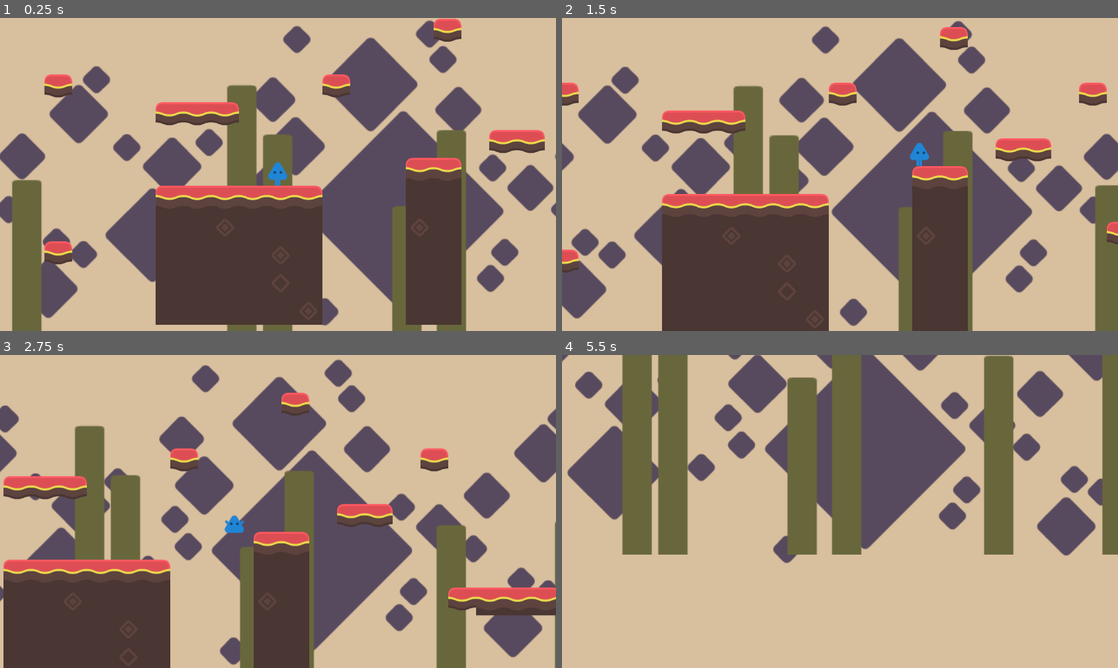
Above: before the commit, frames 1-4 (two rows, left to right).
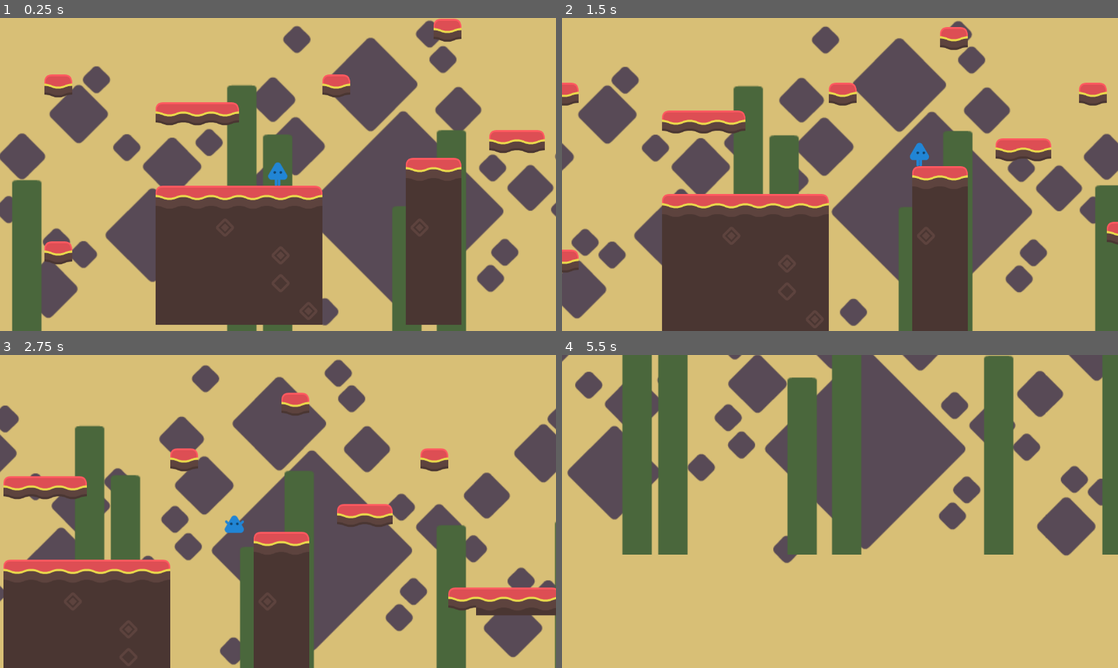
Above: after the commit, the same moments.

Repository: adsuttman/GDTest2
Game: Godot game, scene res://game.tscn
Two runs of this game, one before a commit and one after it. Both use one fixed random seed, a clock stepped at 60 frames per second and the inputs below.
Inputs:
- Up to frame 1 (0.25 s): no input
- Up to frame 2 (1.5 s): tap Enter at 0.5 s; hold D (right) from 0.53 s (still down); tap Space (jump) at 0.77 s
- Up to frame 3 (2.75 s): tap Space (jump) at 1.52 s; release D (right) at 2.03 s; hold A (left) from 2.03 s (still down)
- Up to frame 4 (5.5 s): release A (left) at 2.78 s; hold D (right) 2.78-4.28 s; tap Space (jump) at 3.02, 3.77, 4.52 s; hold A (left) 4.28-5.03 s; hold D (right) from 5.03 s (still down)

The runs differ from the first frame. In frame 1, 58% of the frame differs, in the area x 0-100%, y 0-100%; in frame 2, 58%; in frame 3, 61%; in frame 4, 83%.

Commit message:
modified background colors

Diff:
--- a/Resources/Background/parallax_background.tscn
+++ b/Resources/Background/parallax_background.tscn
@@ -8,6 +8,7 @@
 scroll_base_scale = Vector2(1, 0.1)
 
 [node name="Sprite2D" type="Sprite2D" parent="."]
+modulate = Color(1, 1, 0.745098, 1)
 texture = ExtResource("1_y2j8c")
 
 [node name="ParallaxLayer" type="ParallaxLayer" parent="."]
@@ -19,7 +20,7 @@
 texture = ExtResource("2_5u57i")
 
 [node name="ParallaxLayer2" type="ParallaxLayer" parent="."]
-modulate = Color(0.784314, 1, 0.784314, 1)
+modulate = Color(0.556863, 1, 0.784314, 1)
 motion_scale = Vector2(0.5, 0.5)
 motion_mirroring = Vector2(800, 0)
 
